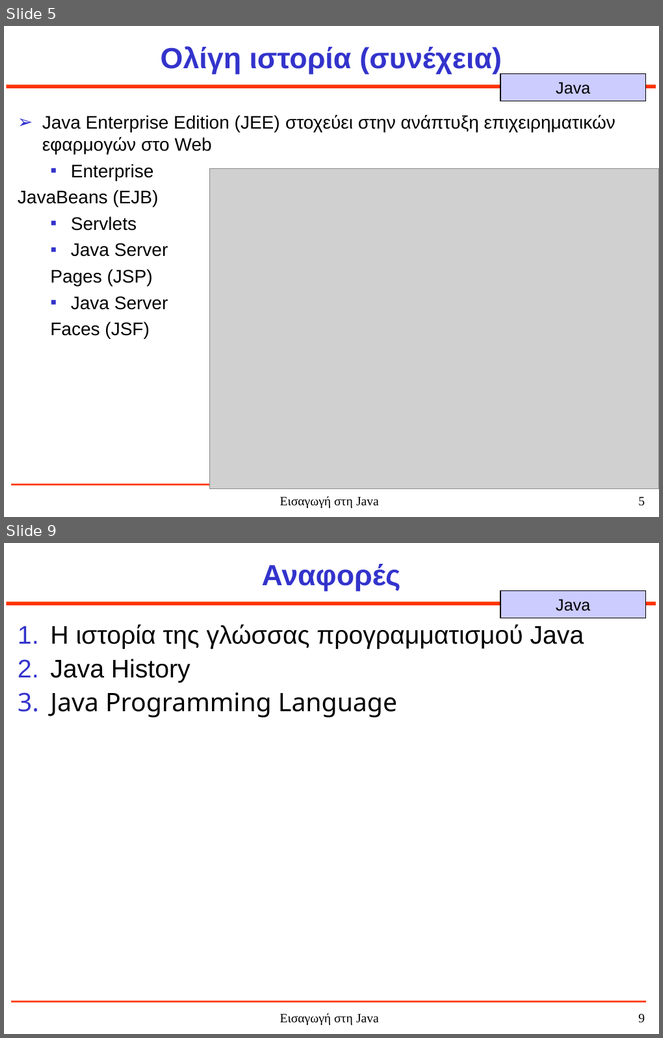
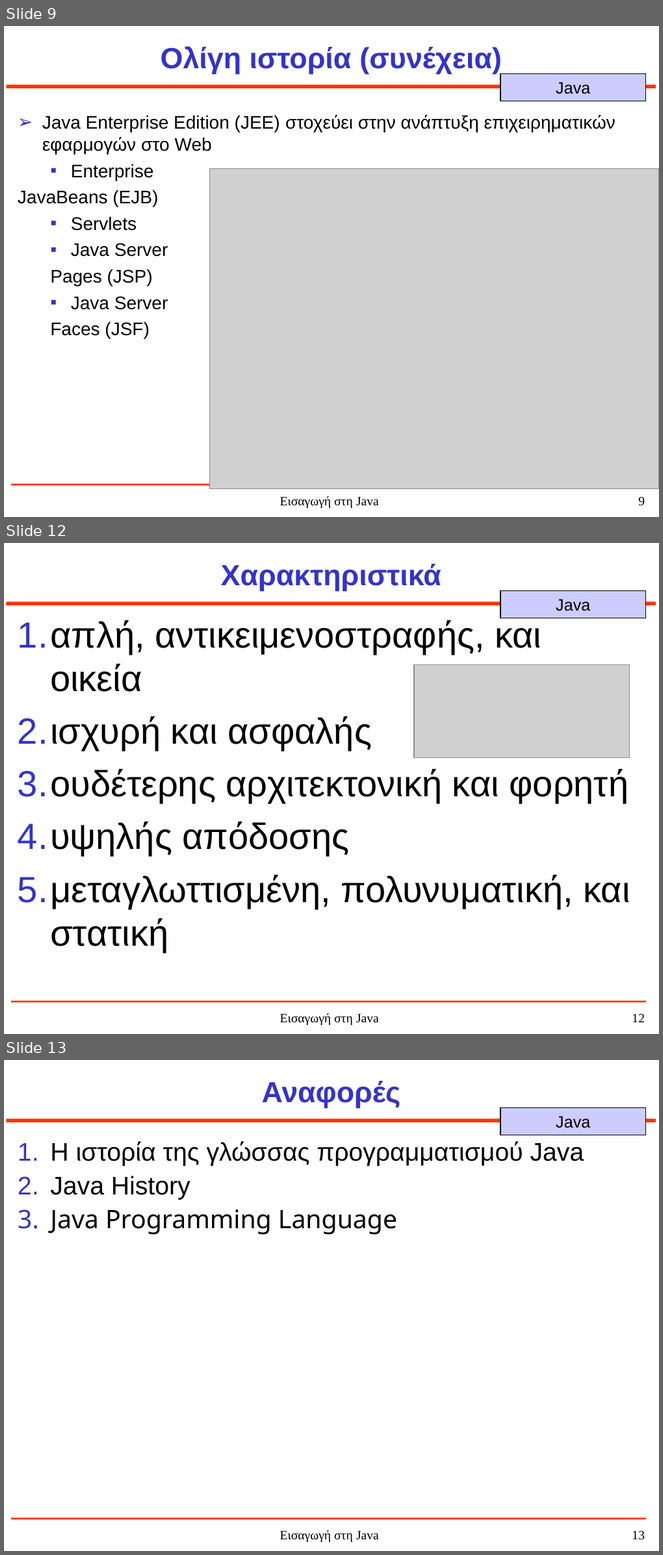
Before and after one commit to jkost/jkost.github.io, a slide deck: Java/slides/1-JavaHistory.ppt. Shown one above the other, each under a label of ours: slides 5 and 9 before the commit, slides 9, 12 and 13 after it; the slides between them are not shown. The pictures are 663x1038 and 663x1555 pixels, drawn with LibreOffice and Linux fonts; fonts in the diff are those of the drawing; grey boxes stand for pictures. Boxes give left, top, right and bottom in pixels: in the first picture for what was removed or moved away, otherwise in the second. Text is boxed around its words. In the diff, an @@ line names an element or a change of style, - is before the commit and + after.

```diff
--- a/Java/slides/1-JavaHistory.ppt
+++ b/Java/slides/1-JavaHistory.ppt
@@ slide 12 added at box(4, 543, 659, 1034), background #FFFFFF; not listed: 5 template elements that a slide beside it also shows @@
@@ title added at box(221, 564, 441, 591), 32 pt, text #3333CC, bold @@
+Χαρακτηριστικά
@@ text added at box(18, 620, 631, 953), 40 pt, text #000000 @@
+1. απλή, αντικειμενοστραφής, και οικεία
+2. ισχυρή και ασφαλής
+3. ουδέτερης αρχιτεκτονική και φορητή
+4. υψηλής απόδοσης
+5. μεταγλωττισμένη, πολυνυματική, και στατική
@@ picture added at box(414, 665, 630, 758) @@
@@ what was slide 5 is now slide 9 @@
@@ page number at box(638, 497, 645, 506): text changed @@
-5
+9
@@ what was slide 9 is now slide 13 @@
@@ page number at box(632, 1531, 645, 1540): text changed @@
-9
+13
```
Also in this commit, not shown: 4 slides changed, 3 other slides added, 3 other files.
